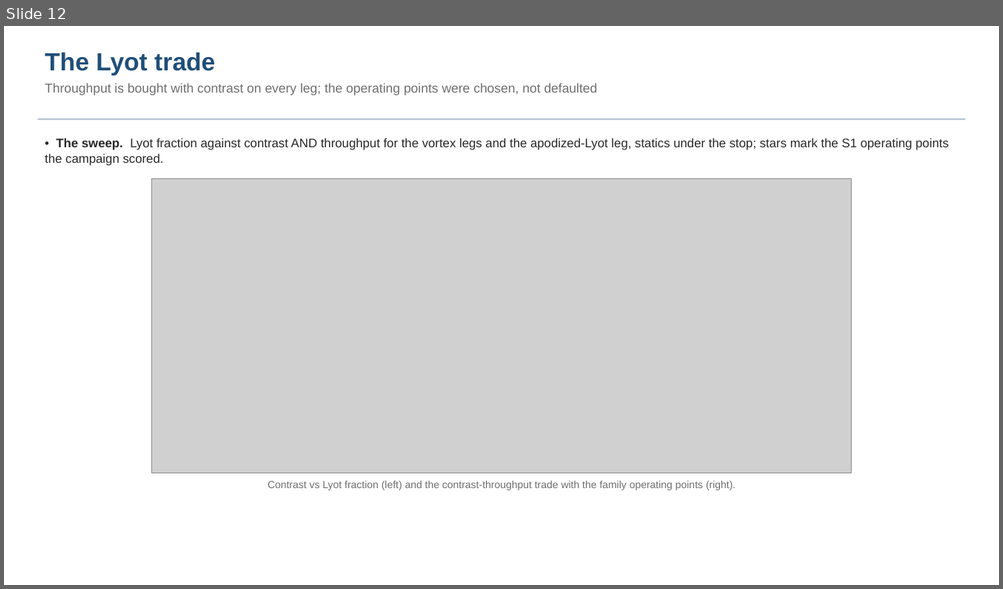
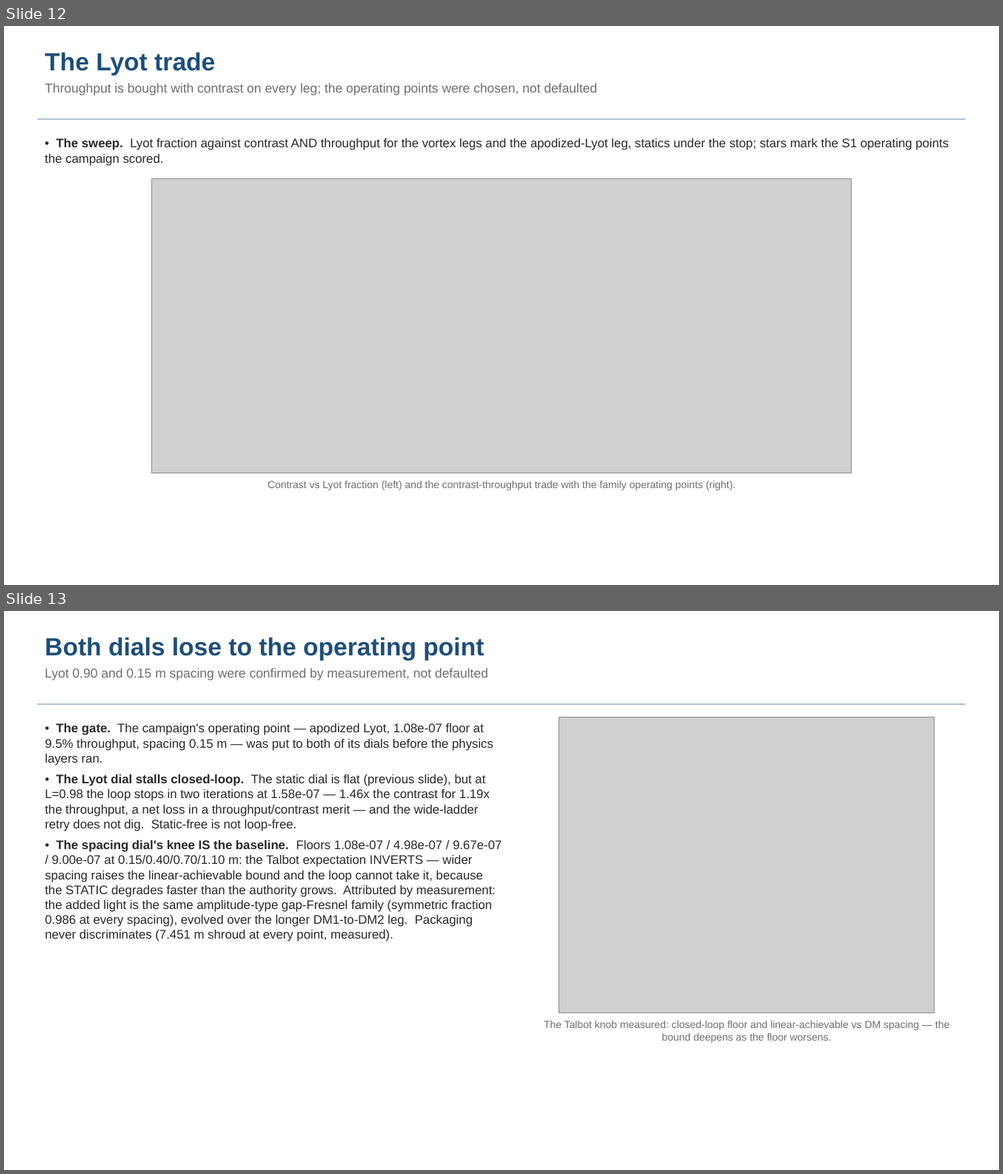
Before and after one commit to nasa-jpl/MACOS_resources, a slide deck: mmacos/templates/80_end_to_end/e2e6m_r2/deck_e2e6m_r2.pptx. Shown one above the other, each under a label of ours: slide 12 before the commit, slides 12 and 13 after it. The pictures are 1003x589 and 1003x1174 pixels, drawn with LibreOffice and Linux fonts; fonts in the diff are those of the drawing; grey boxes stand for pictures. Boxes give left, top, right and bottom in pixels: in the first picture for what was removed or moved away, otherwise in the second. Text is boxed around its words. In the diff, an @@ line names an element or a change of style, - is before the commit and + after.

```diff
--- a/mmacos/templates/80_end_to_end/e2e6m_r2/deck_e2e6m_r2.pptx
+++ b/mmacos/templates/80_end_to_end/e2e6m_r2/deck_e2e6m_r2.pptx
@@ slide 13 added at box(4, 611, 999, 1170), background #FFFFFF @@
@@ text added at box(45, 637, 488, 681), 12.5 pt, text #6E6E6E @@
+Both dials lose to the operating point
+Lyot 0.90 and 0.15 m spacing were confirmed by measurement, not defaulted
@@ rectangle added at box(37, 703, 965, 705), fill #B8C6D4 @@
@@ picture added at box(558, 717, 933, 1013) @@
@@ text added at box(45, 723, 501, 942), 12 pt, text #282828 @@
+• The gate. The campaign's operating point — apodized Lyot, 1.08e-07 floor at 9.5% throughput, spacing 0.15 m — was put to both of its dials before the physics layers ran.
+• The Lyot dial stalls closed-loop. The static dial is flat (previous slide), but at L=0.98 the loop stops in two iterations at 1.58e-07 — 1.46x the contrast for 1.19x the throughput, a net loss in a throughput/contrast merit — and the wide-ladder retry does not dig. Static-free is not loop-free.
+• The spacing dial's knee IS the baseline. Floors 1.08e-07 / 4.98e-07 / 9.67e-07 / 9.00e-07 at 0.15/0.40/0.70/1.10 m: the Talbot expectation INVERTS — wider spacing raises the linear-achievable bound and the loop cannot take it, because the STATIC degrades faster than the authority grows. Attributed by measurement: the added light is the same amplitude-type gap-Fresnel family (symmetric fraction 0.986 at every spacing), evolved over the longer DM1-to-DM2 leg. Packaging never discriminates (7.451 m shroud at every point, measured).
@@ text added at box(543, 1021, 949, 1043), 10 pt, text #6E6E6E @@
+The Talbot knob measured: closed-loop floor and linear-achievable vs DM spacing — the bound deepens as the floor worsens.
```
Also in this commit, not shown: 4 slides changed, 1 other slide added, 5 other files.
